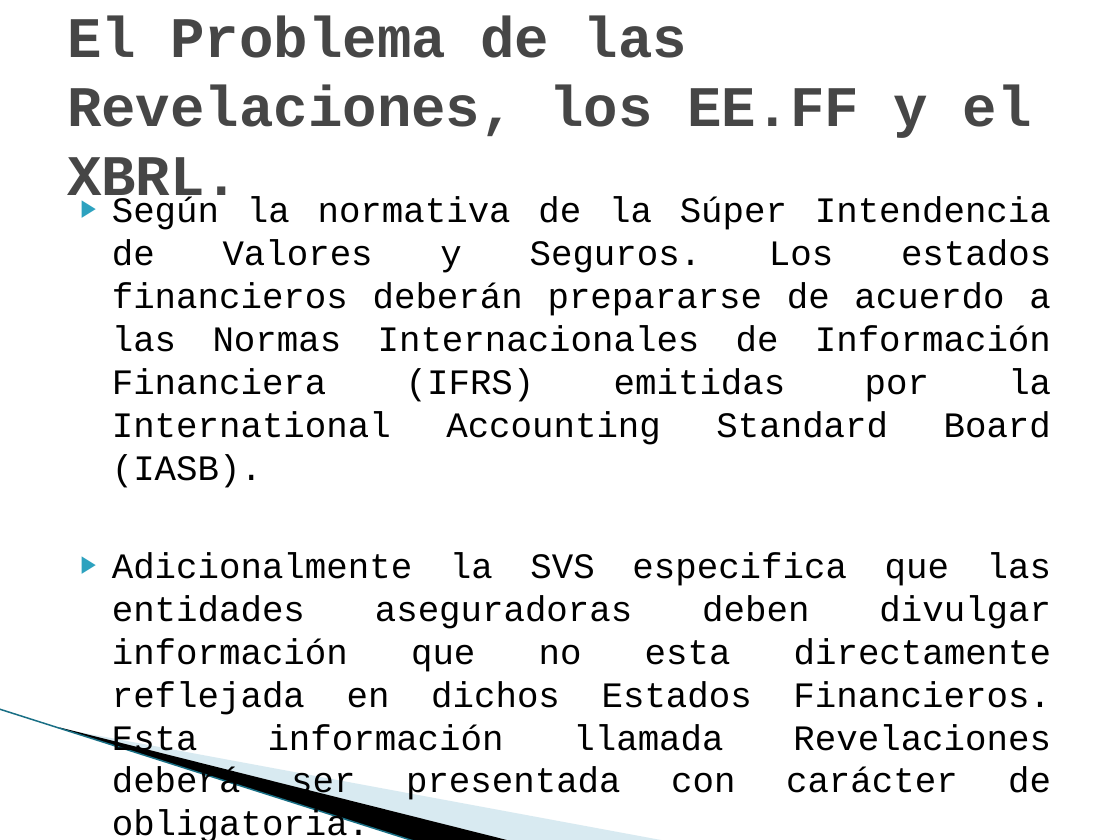
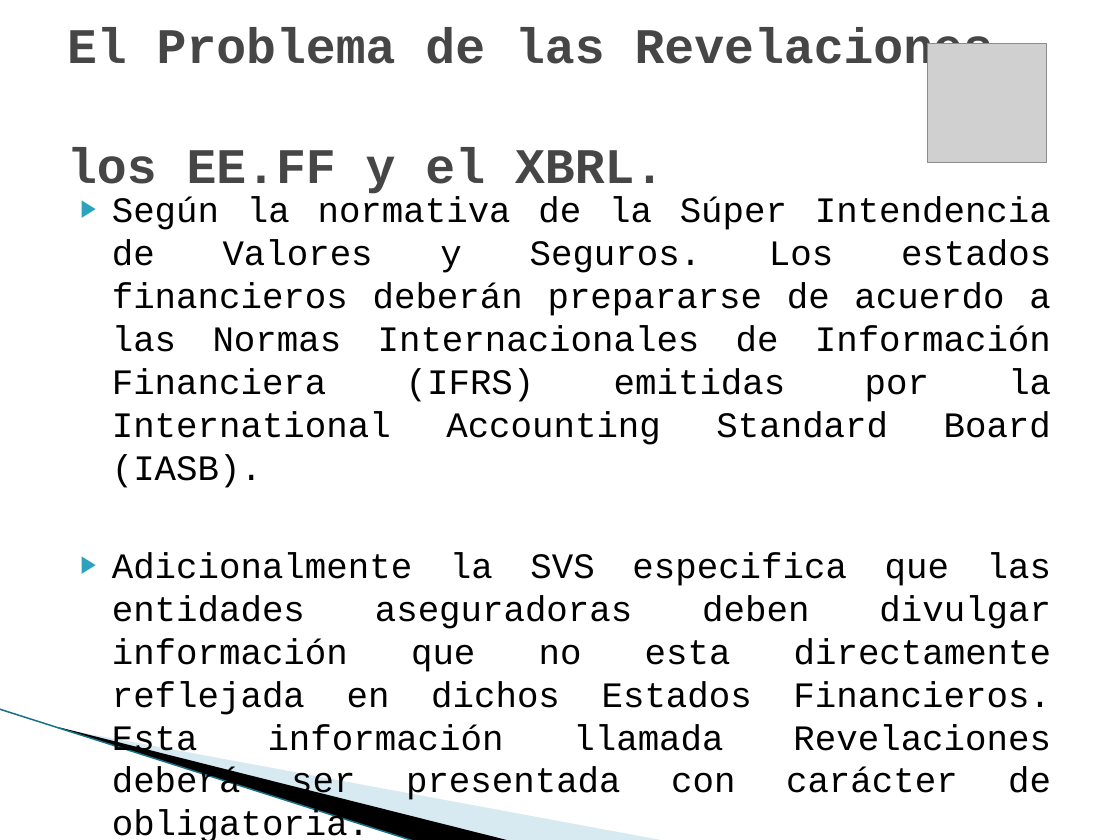
Before and after one commit to vicky1404/rev-ii, a slide deck: slide 6 of docs/comercial/brochure.pptx. Drawn at 1120x840 pixels with LibreOffice and Linux fonts; fonts in the diff are those of the drawing; grey boxes stand for pictures; background and template pictures are left out. Boxes give left, top, right and bottom in pixels: in the first picture for what was removed or moved away, otherwise in the second. Text is boxed around its words. In the diff, an @@ line names an element or a change of style, - is before the commit and + after.

```diff
--- a/docs/comercial/brochure.pptx
+++ b/docs/comercial/brochure.pptx
@@ title "El Problema de las Revelaciones, ..." at [67, 27, 1023, 197]: size 36.9 to 32 pt @@
@@ picture added at [927, 44, 1046, 162] @@
```
Also in this commit, not shown: 11 other slides changed, 9 slides added, 2 slides removed.
